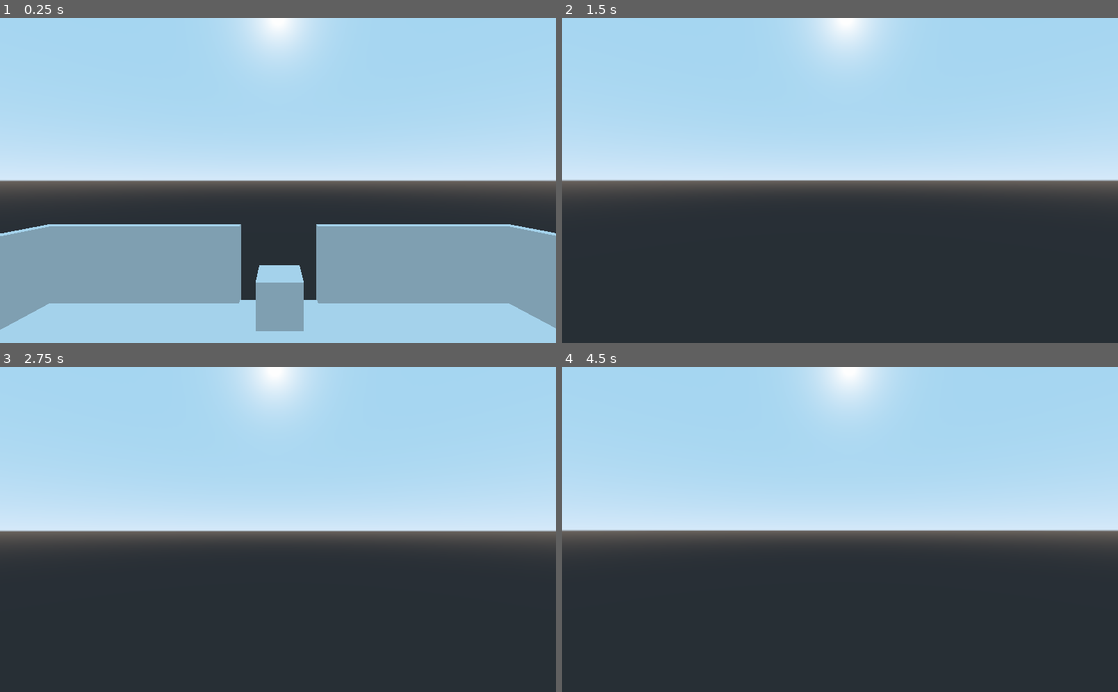
Above: before the commit, frames 1-4 (two rows, left to right).
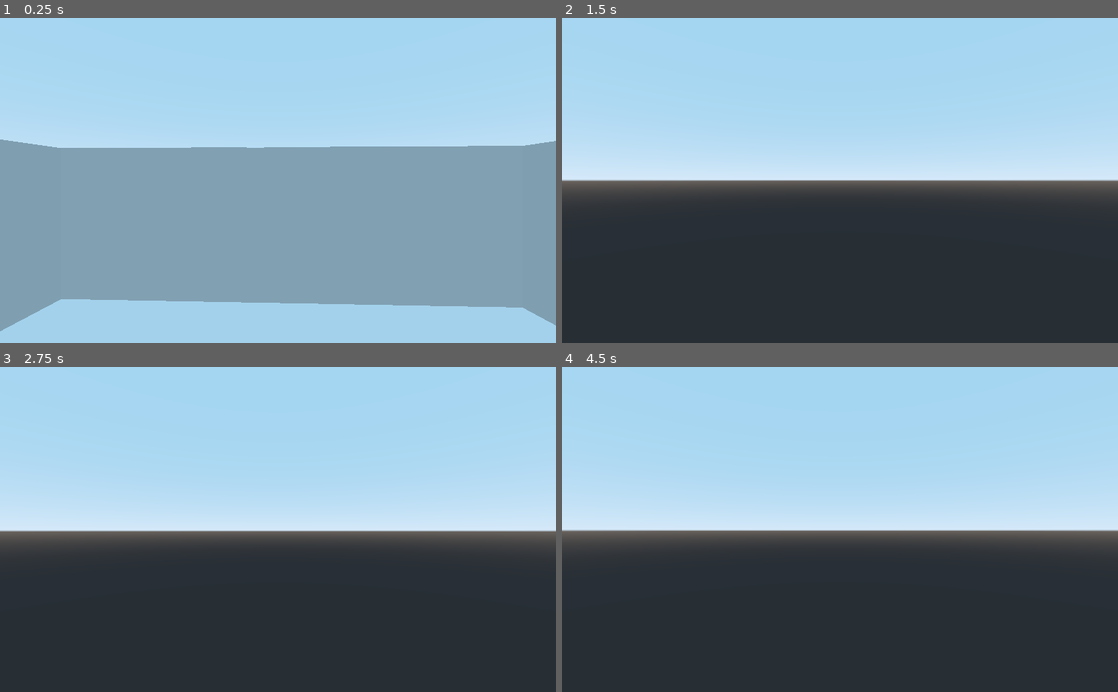
Above: after the commit, the same moments.

Repository: Aidan-Chelig/backrooms
Game: Godot game, scene res://newroom/newroom.tscn
Same seed, same stepped clock (60 frames per second), same inputs: the game is played once before the commit and once after it. Before the commit the project has no main scene; this scene is started directly in both runs.
Inputs (mouse positions are in pixels of both pictures, inside the frame that each line leads up to):
- Up to frame 1 (0.25 s): no input
- Up to frame 2 (1.5 s): move the mouse to (867, 180) at 0.52 s; hold W (move_forward) from 0.53 s (still down); tap Space (jump) at 0.77 s; move the mouse to (812, 180) at 1.27 s
- Up to frame 3 (2.75 s): keep holding W (move_forward); tap Space (jump) at 1.52 s; tap Enter at 2 s; move the mouse to (289, 523) at 2.02 s
- Up to frame 4 (4.5 s): keep holding W (move_forward); tap Space (jump) at 2.75, 3.02, 3.77, 4.25 s; move the mouse to (834, 536) at 2.77 s; tap Enter at 3.5 s; move the mouse to (878, 532) at 3.52 s; move the mouse to (795, 526) at 4.27 s

The runs differ from the first frame. In frame 1, 30% of the frame differs, in the area x 0-100%, y 0-97%; in frame 2, 1.6%; in frame 3, 1.7%; in frame 4, 1.7%.

Commit message:
fix some shit

Diff:
--- a/FPSBasic/FPSBasic.tscn
+++ b/FPSBasic/FPSBasic.tscn
@@ -21,7 +21,6 @@
 [node name="MeshInstance" type="MeshInstance" parent="."]
 transform = Transform( 1, 0, 0, 0, -4.37114e-08, -1, 0, 1, -4.37114e-08, 0, 0, 0 )
 mesh = SubResource( 2 )
-material/0 = null
 
 [node name="Head" type="Spatial" parent="."]
 transform = Transform( 1, 0, 0, 0, 1, 0, 0, 0, 1, 0, 1, 0 )
--- a/floor/floor.tscn
+++ b/floor/floor.tscn
@@ -14,4 +14,3 @@
 
 [node name="MeshInstance" type="MeshInstance" parent="StaticBody"]
 mesh = SubResource( 2 )
-material/0 = null
--- /dev/null
+++ b/newroom/newroom.gd
@@ -0,0 +1,19 @@
+tool
+extends Spatial
+
+
+# Declare member variables here. Examples:
+# var a = 2
+# var b = "text"
+
+export(String) onready var seed;
+
+
+# Called when the node enters the scene tree for the first time.
+func _ready():
+	pass # Replace with function body.
+
+
+# Called every frame. 'delta' is the elapsed time since the previous frame.
+#func _process(delta):
+#	pass
--- a/newroom/newroom.tscn
+++ b/newroom/newroom.tscn
@@ -14,49 +14,63 @@
 [node name="body" type="Spatial" parent="Room"]
 
 [node name="WestRight" parent="Room/body" instance=ExtResource( 1 )]
-transform = Transform( 1, 0, 0, 0, 1, 0, 0, 0, 1, 5.95439, 0, 6.04489 )
-handle_position = Vector3( 0, 0, -5.0176 )
+transform = Transform( 1, 0, 0, 0, 2, 0, 0, 0, 1, 6, 0, 6.04489 )
+handle_position = Vector3( 0, 0, -5 )
 
 [node name="WestLeft" parent="Room/body" instance=ExtResource( 1 )]
-transform = Transform( 1, 0, 0, 0, 1, 0, 0, 0, 1, 5.95439, 0, -1.08282 )
-handle_position = Vector3( 0, 0, -5.0176 )
+transform = Transform( 1, 0, 0, 0, 2, 0, 0, 0, 1, 6, 0, -1.08282 )
+handle_position = Vector3( 0, 0, -5 )
 
 [node name="EastLeft" parent="Room/body" instance=ExtResource( 1 )]
-transform = Transform( 1, 0, 0, 0, 1, 0, 0, 0, 1, -5.8938, 0, 6.04489 )
+transform = Transform( 1, 0, 0, 0, 2, 0, 0, 0, 1, -5.8938, 0, 6.04489 )
 handle_position = Vector3( 0, 0, -5.0176 )
 
 [node name="EastRight" parent="Room/body" instance=ExtResource( 1 )]
-transform = Transform( 1, 0, 0, 0, 1, 0, 0, 0, 1, -5.8938, 0, -1.08282 )
+transform = Transform( 1, 0, 0, 0, 2, 0, 0, 0, 1, -5.8938, 0, -1.08282 )
 handle_position = Vector3( 0, 0, -5.0176 )
 
 [node name="SouthRight" parent="Room/body" instance=ExtResource( 1 )]
-transform = Transform( -4.37114e-08, 0, 1, 0, 1, 0, -1, 0, -4.37114e-08, 6.05452, 0, -5.97574 )
+transform = Transform( -4.37114e-08, 0, 1, 0, 2, 0, -1, 0, -4.37114e-08, 6.05452, 0, -5.97574 )
 handle_position = Vector3( 0, 0, -5.0176 )
 
 [node name="SouthLeft" parent="Room/body" instance=ExtResource( 1 )]
-transform = Transform( -4.37114e-08, 0, 1, 0, 1, 0, -1, 0, -4.37114e-08, -0.979046, 0, -5.97574 )
+transform = Transform( -4.37114e-08, 0, 1, 0, 2, 0, -1, 0, -4.37114e-08, -1, 0, -6 )
 handle_position = Vector3( 0, 0, -5.0176 )
 
 [node name="NorthLeft" parent="Room/body" instance=ExtResource( 1 )]
-transform = Transform( -4.37114e-08, 0, 1, 0, 1, 0, -1, 0, -4.37114e-08, 6.05452, 0, 5.95835 )
+transform = Transform( -4.37114e-08, 0, 1, 0, 2, 0, -1, 0, -4.37114e-08, 6.05452, 0, 6 )
 handle_position = Vector3( 0, 0, -5.0176 )
 
 [node name="NorthRight" parent="Room/body" instance=ExtResource( 1 )]
-transform = Transform( -4.37114e-08, 0, 1, 0, 1, 0, -1, 0, -4.37114e-08, -0.979046, 0, 5.95835 )
+transform = Transform( -4.37114e-08, 0, 1, 0, 2, 0, -1, 0, -4.37114e-08, -1, 0, 6 )
 handle_position = Vector3( 0, 0, -5.0176 )
 
 [node name="Floor" parent="Room/body" instance=ExtResource( 2 )]
 transform = Transform( 6, 0, 0, 0, 0.066, 0, 0, 0, 6, 0, 0, 0 )
 
 [node name="FPS" parent="." instance=ExtResource( 4 )]
-transform = Transform( 1, 0, 0, 0, 1, 0, 0, 0, 1, 0, 2.33279, 0 )
+transform = Transform( -0.999393, 0, -0.0348296, 0, 1, 0, 0.0348296, 0, -0.999393, 0, 2.33279, 0 )
+
+[node name="CollisionShape" parent="FPS" index="0"]
+transform = Transform( 0.977116, -0.212706, 9.2977e-09, 0, -4.37114e-08, -1, 0.212706, 0.977116, -4.27111e-08, 0, 0, 0 )
+
+[node name="MeshInstance" parent="FPS" index="1"]
+transform = Transform( 1, -3.72529e-09, 1.11022e-16, 0, -4.37114e-08, -1, 3.72529e-09, 1, -4.37114e-08, 0, 0, 0 )
+
+[node name="Spatial" type="Spatial" parent="."]
+transform = Transform( -4.37114e-08, 0, -1, 0, 1, 0, 1, 0, -4.37114e-08, -5.65454, 0, -0.46269 )
+
+[node name="Portal2" parent="." instance=ExtResource( 3 )]
+transform = Transform( 2.035, 0, 0, 0, 3.98, 0, 0, 0, 0.15, 0, 0.034, 5.96 )
+follow_cam = NodePath("../FPS/Head/Camera")
+reference_node = NodePath("../Spatial2")
+
+[node name="Spatial2" type="Spatial" parent="."]
+transform = Transform( -4.37114e-08, 0, -1, 0, 1, 0, 1, 0, -4.37114e-08, 5.86884, 0, 0 )
 
 [node name="Portal" parent="." instance=ExtResource( 3 )]
-transform = Transform( 1, 0, 0, 0, 1, 0, 0, 0, 1, 0.0356405, 0.0663829, -5.28372 )
-follow_cam_input = NodePath("../FPS/Head/Camera")
-reference_node_input = NodePath("../ref")
-
-[node name="ref" type="Spatial" parent="."]
-transform = Transform( 1, 0, 0, 0, 1, 0, 0, 0, 1, 0, 0, 5.88106 )
+transform = Transform( 2.017, 0, 0, 0, 3.987, 0, 0, 0, 0.15, 0, 0.034, -5.973 )
+follow_cam = NodePath("../FPS/Head/Camera")
+reference_node = NodePath("../Spatial")
 
 [editable path="FPS"]
--- a/portal/portal.tscn
+++ b/portal/portal.tscn
@@ -1,13 +1,13 @@
-[gd_scene load_steps=10 format=2]
+[gd_scene load_steps=9 format=2]
 
 [ext_resource path="res://portal/portal.gd" type="Script" id=1]
-[ext_resource path="res://portal/portalshader.tres" type="Shader" id=2]
 [ext_resource path="res://portal/portalshader2.tres" type="Shader" id=3]
 
 [sub_resource type="CubeMesh" id=1]
 size = Vector3( 1, 1, 1 )
 
 [sub_resource type="ViewportTexture" id=12]
+flags = 64
 viewport_path = NodePath("portalView")
 
 [sub_resource type="ShaderMaterial" id=13]
@@ -20,11 +20,12 @@
 size = Vector3( 1, 1, 1 )
 
 [sub_resource type="ViewportTexture" id=14]
+flags = 64
 viewport_path = NodePath("portalView")
 
 [sub_resource type="ShaderMaterial" id=15]
 resource_local_to_scene = true
-shader = ExtResource( 2 )
+shader = ExtResource( 3 )
 shader_param/stencil_tex = SubResource( 14 )
 
 [node name="Portal" type="Spatial"]
--- a/portal/portalshader.tres
+++ /dev/null
@@ -1,16 +0,0 @@
-[gd_resource type="Shader" format=2]
-
-[resource]
-resource_local_to_scene = true
-code = "shader_type canvas_item;
-
-uniform sampler2D stencil_tex;
-
-void fragment(){
-//	vec2 uv = UV - 0.5;
-//	uv.x *= 2.0;
-//	float dist = sqrt(uv.x*uv.x+uv.y*uv.y);
-	COLOR = texture(TEXTURE, UV);
-//	COLOR.a = smoothstep(0.5, 0.4, dist);
-	COLOR.a = texture(stencil_tex, UV).g;
-}"
--- a/portal/portalshader2.tres
+++ b/portal/portalshader2.tres
@@ -1,9 +1,9 @@
 [gd_resource type="Shader" format=2]
 
 [resource]
-resource_local_to_scene = true
 code = "shader_type spatial;
 render_mode unshaded;
+
 uniform sampler2D stencil_tex;
 
 void fragment() {
@@ -11,6 +11,4 @@
     ALBEDO.r = texture(stencil_tex, SCREEN_UV).r;
     ALBEDO.g = texture(stencil_tex, SCREEN_UV).g;
     ALBEDO.b = texture(stencil_tex, SCREEN_UV).b;
-    EMISSION = ALBEDO * 0.3f;
-
 }"
--- a/project.godot
+++ b/project.godot
@@ -11,6 +11,7 @@
 [application]
 
 config/name="genny"
+run/main_scene="res://newroom/newroom.tscn"
 config/icon="res://icon.png"
 
 [input]
--- a/room/Room.tscn
+++ b/room/Room.tscn
@@ -20,13 +20,9 @@
 
 }"
 
-[sub_resource type="ViewportTexture" id=2]
-viewport_path = NodePath("Portal/portalView")
-
 [sub_resource type="ShaderMaterial" id=3]
 resource_local_to_scene = true
 shader = SubResource( 1 )
-shader_param/stencil_tex = SubResource( 2 )
 
 [sub_resource type="Shader" id=4]
 resource_local_to_scene = true
@@ -43,13 +39,9 @@
 
 }"
 
-[sub_resource type="ViewportTexture" id=5]
-viewport_path = NodePath("Portal/portalView")
-
 [sub_resource type="ShaderMaterial" id=6]
 resource_local_to_scene = true
 shader = SubResource( 4 )
-shader_param/stencil_tex = SubResource( 5 )
 
 [node name="SmallRoom" type="Spatial"]
 
--- a/test.tscn
+++ b/test.tscn
@@ -1,16 +1,16 @@
-[gd_scene load_steps=3 format=2]
+[gd_scene load_steps=2 format=2]
 
 [ext_resource path="res://walls/wall.tscn" type="PackedScene" id=1]
-[ext_resource path="res://walls/wall.gd" type="Script" id=2]
 
 [node name="Spatial" type="Spatial"]
 transform = Transform( 1, 0, 0, 0, 1, 0, 0, 0, 1, 0, 0, 1.2274 )
 
 [node name="wall" parent="." instance=ExtResource( 1 )]
-transform = Transform( 0.1, 0, 0, 0, 1, 0, 0, 0, 0.5, -0.00269306, 0, -0.784228 )
-script = ExtResource( 2 )
+transform = Transform( 0.1, 0, 0, 0, 1, 0, 0, 0, 0.5, -0.256933, 0, 4.72791 )
+handle_position = Vector3( -1.74, 0, -16.999 )
+show_handle = true
 
-[node name="MeshInstance" parent="wall" index="1"]
-transform = Transform( 1, 0, 2.84217e-14, 0, 1, 0, 0, 0, 1, -2.84217e-14, 1, -1 )
+[node name="body" parent="wall" index="0"]
+transform = Transform( 0.149999, 0, 0.0174035, 0, 1, 0, -0.000614149, 0, 4.2506, 0, 0, 0 )
 
 [editable path="wall"]
Not shown: 1 places in room/Room.tscn that only renumber resources
